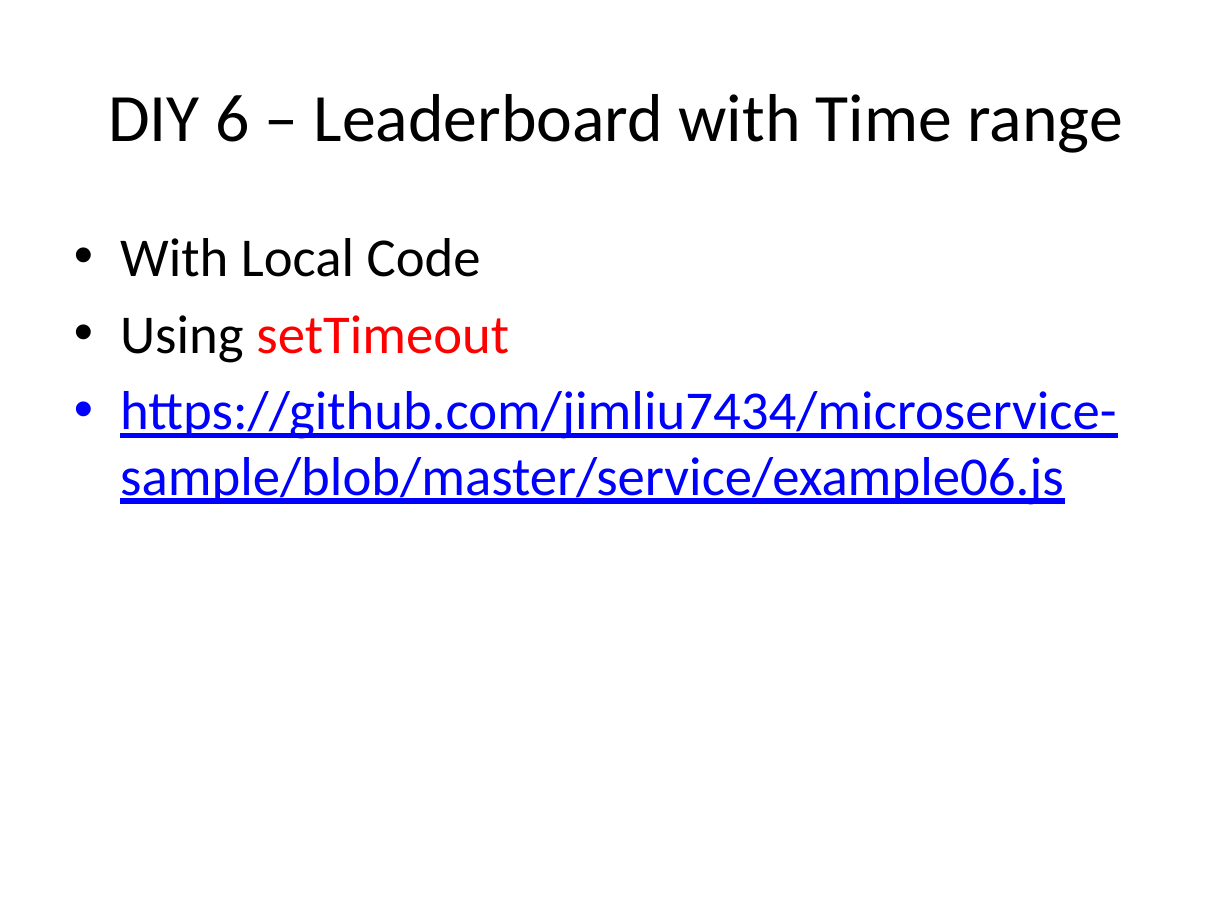
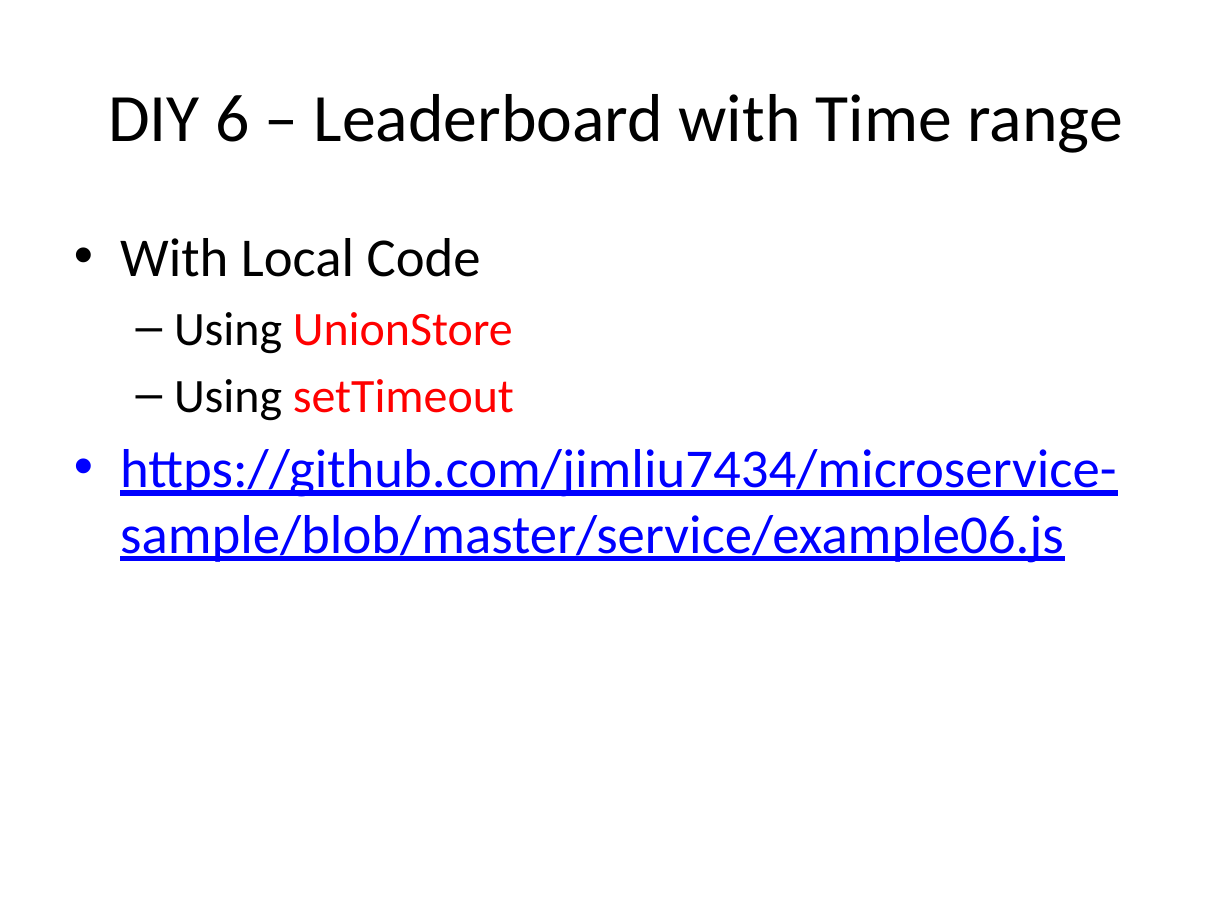
Before and after one commit to jimliu7434/microservice-sample, a slide deck: slide 18 of Microservice02.pptx. Drawn at 1232x924 pixels with LibreOffice and Linux fonts; fonts in the diff are those of the drawing. Boxes give left, top, right and bottom in pixels: in the first picture for what was removed or moved away, otherwise in the second. Text is boxed around its words. In the diff, an @@ line names an element or a change of style, - is before the commit and + after.

Commit message:
update pptx

```diff
--- a/Microservice02.pptx
+++ b/Microservice02.pptx
@@ text at [174, 312, 513, 354]: paragraph added @@
+  – Using UnionStore
@@ text at [174, 379, 514, 421]: size 32 to 28 pt in "Using setTimeout"; bullet • to –; list level 1 to 2 in "Using setTimeout" @@
```
